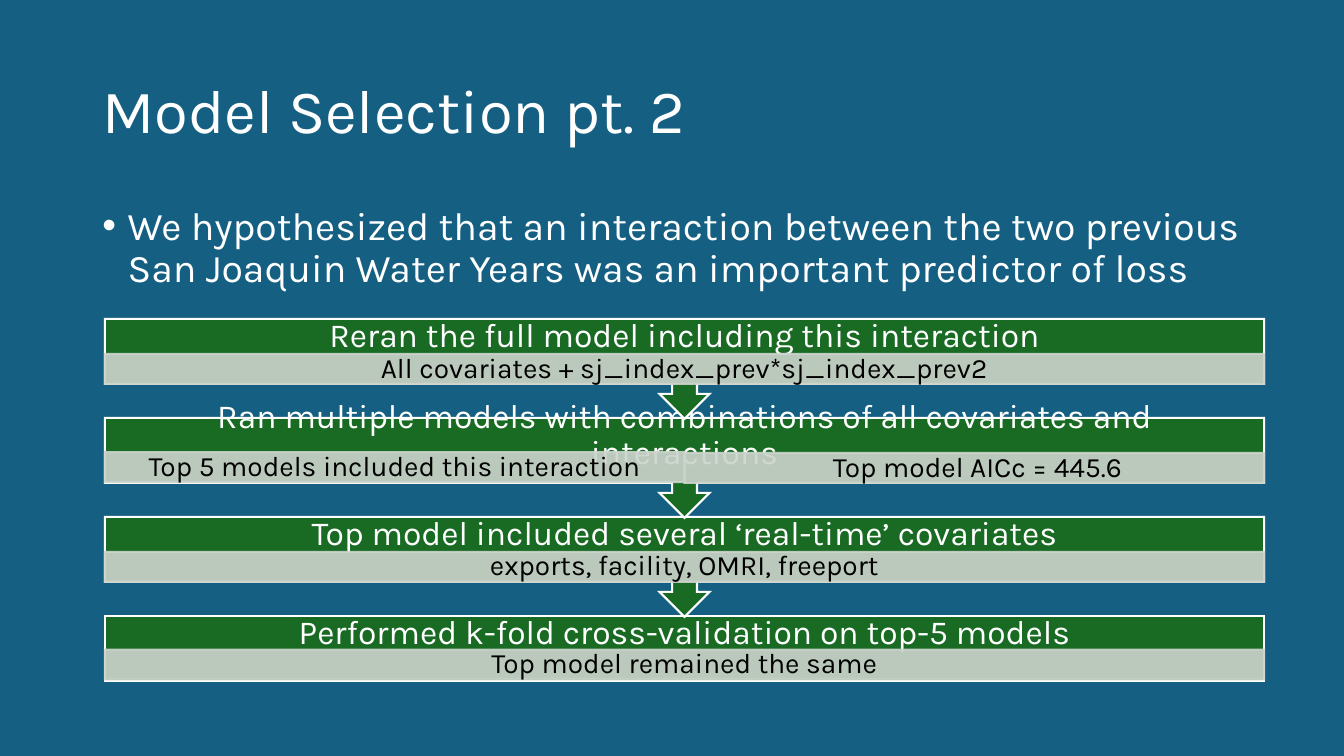
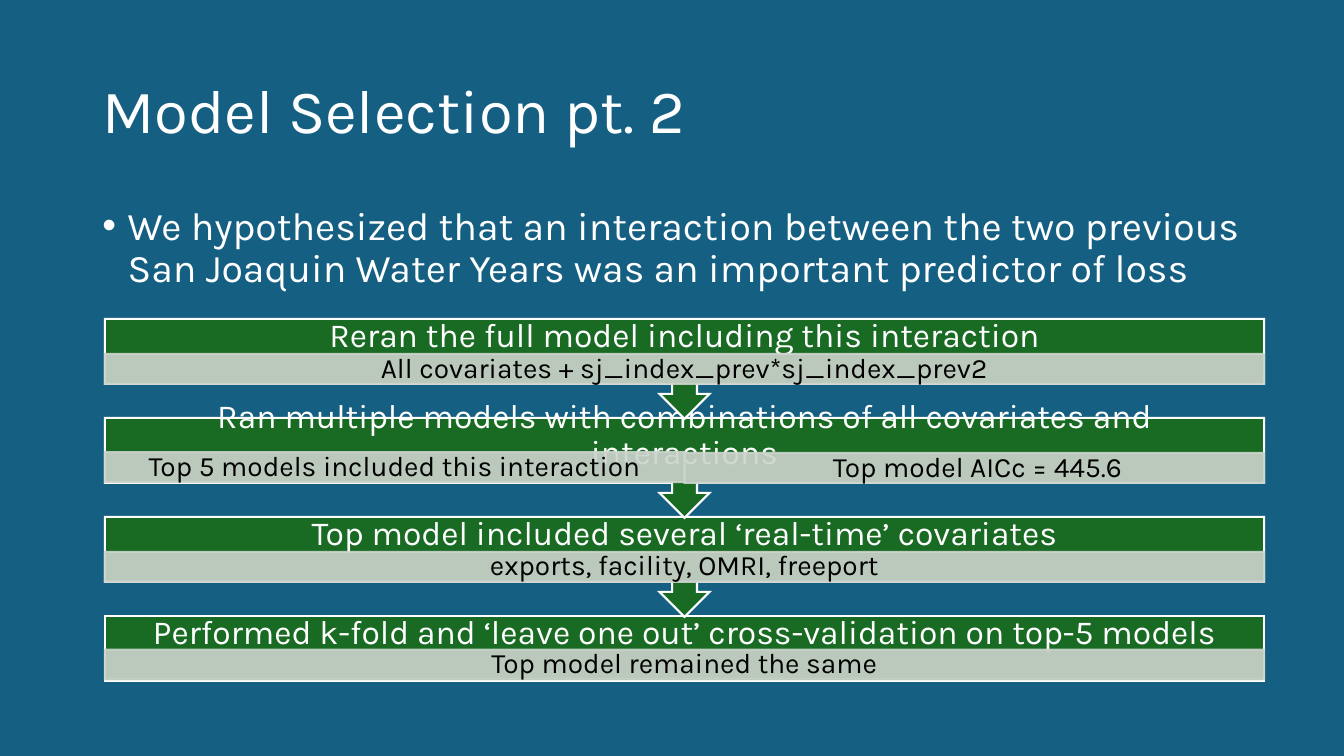
Before and after one commit to BDO-Science/steelhead-loss-model, a slide deck: slide 8 of Steelhead Annual Loss Prediction.pptx. Drawn at 1344x756 pixels with LibreOffice and Linux fonts; fonts in the diff are those of the drawing. Boxes give left, top, right and bottom in pixels: in the first picture for what was removed or moved away, otherwise in the second. Text is boxed around its words. In the diff, an @@ line names an element or a change of style, - is before the commit and + after.

```diff
--- a/Steelhead Annual Loss Prediction.pptx
+++ b/Steelhead Annual Loss Prediction.pptx
@@ text at bbox=[153, 614, 1215, 653]: text changed @@
-Performed k-fold cross-validation on top-5 models
+Performed k-fold and ‘leave one out’ cross-validation on top-5 models
```
Also in this commit, not shown: 3 other slides changed, 1 slide added, 1 slide removed, 3 other files.
